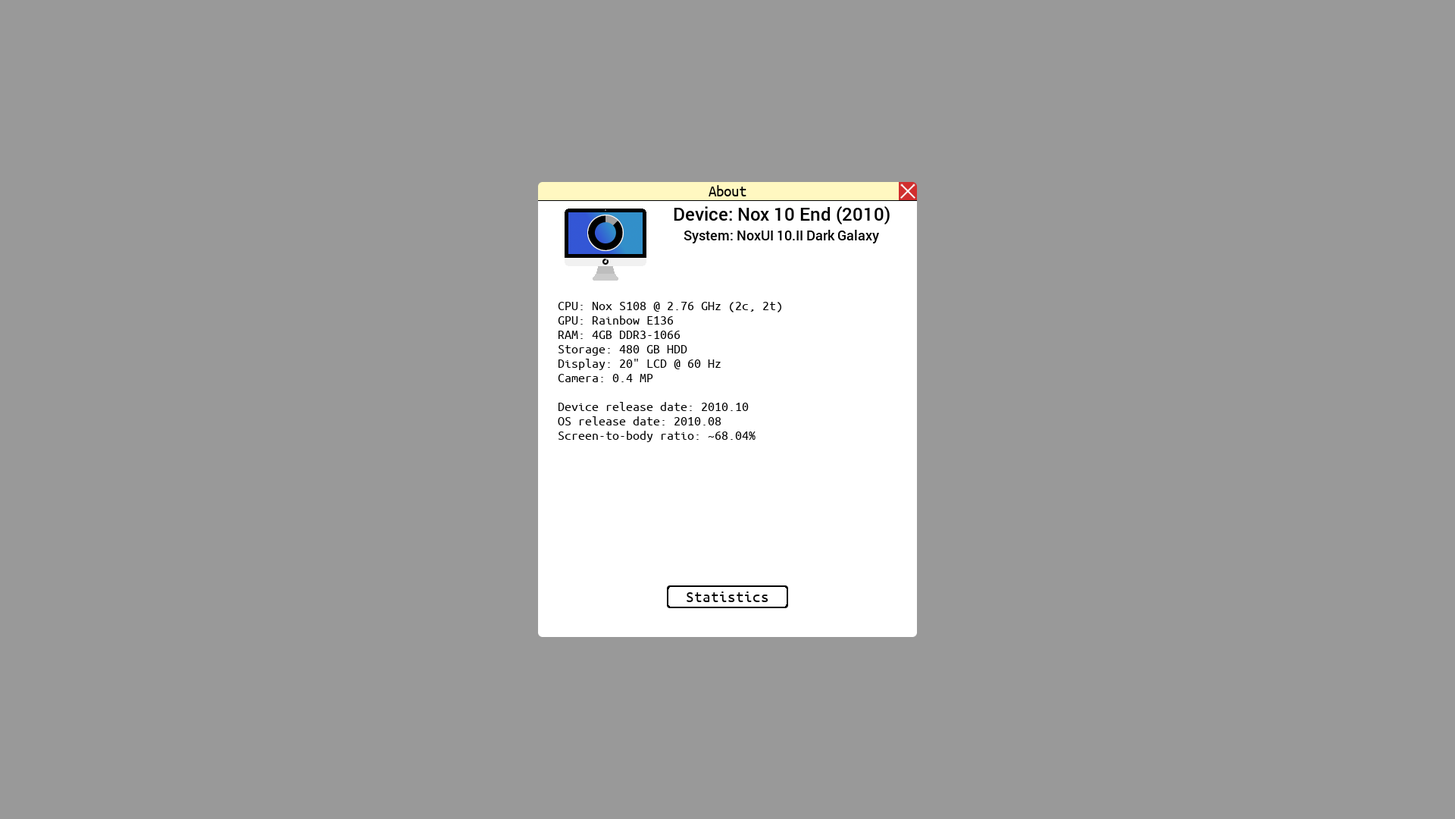
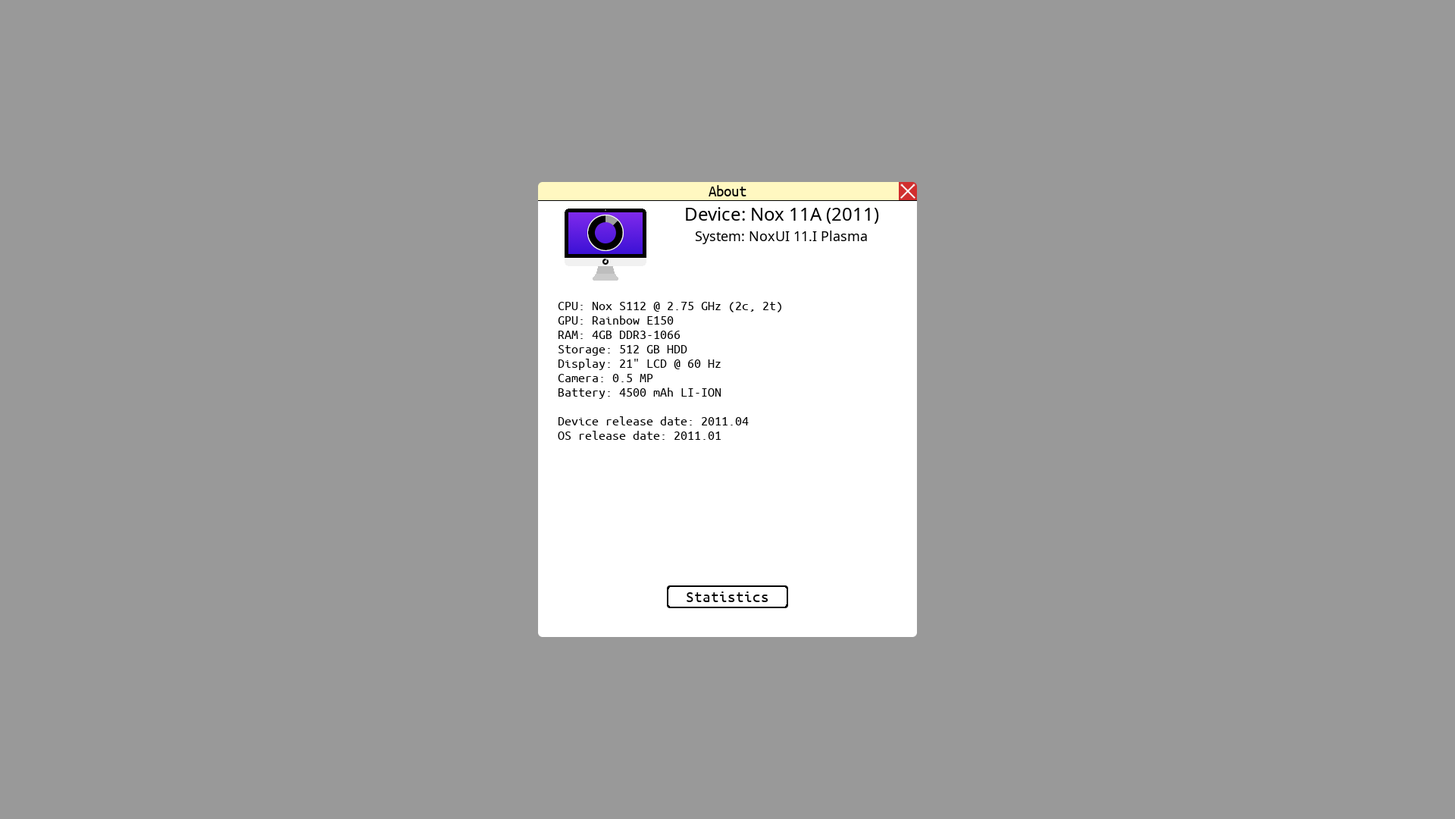
Before/after of a 1455 x 819 layered artwork. What changed in the layer stack:
painted on "gradient" over (x1=568, y1=212, x2=643, y2=254)
renamed "System: NoxUI 10.II Dark Galax..." to "System: NoxUI 11.I Plasma", painted on it over (x1=683, y1=229, x2=880, y2=245)
renamed "Device: Nox 10 End (2010)" to "Device: Nox 11A (2011)", painted on it over (x1=673, y1=206, x2=890, y2=225)
renamed "CPU: Nox S108 @ 2.76 GHz (2c, ..." to "CPU: Nox S112 @ 2.75 GHz (2c, ...", painted on it over (x1=557, y1=301, x2=756, y2=442)
